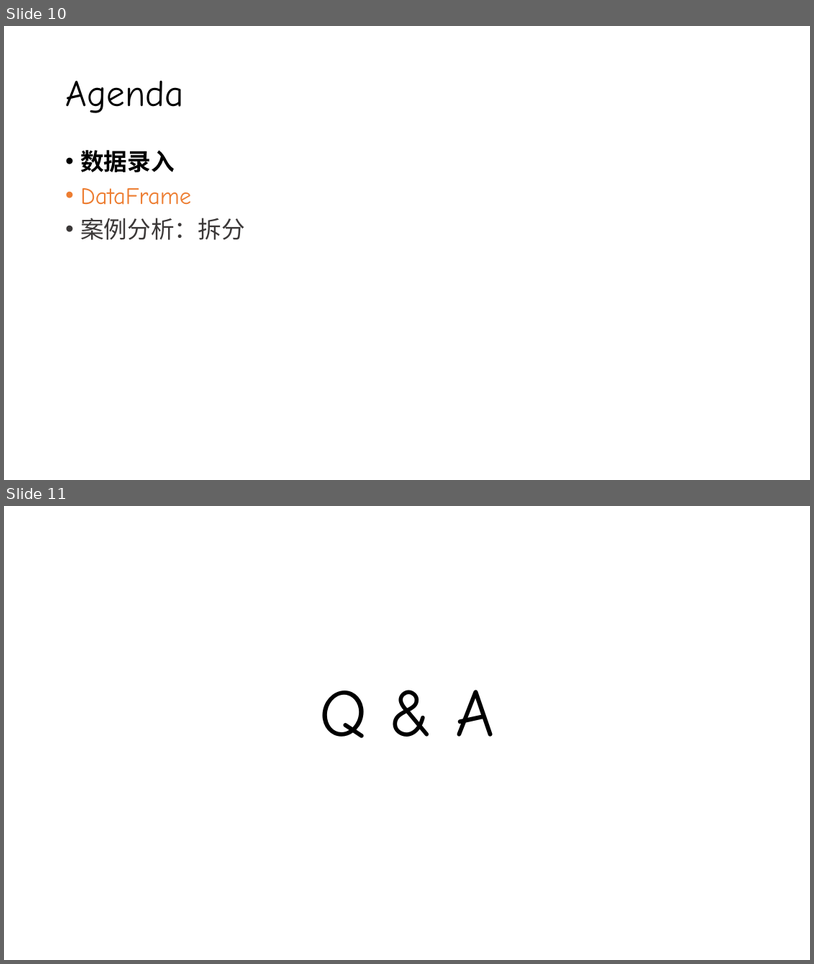
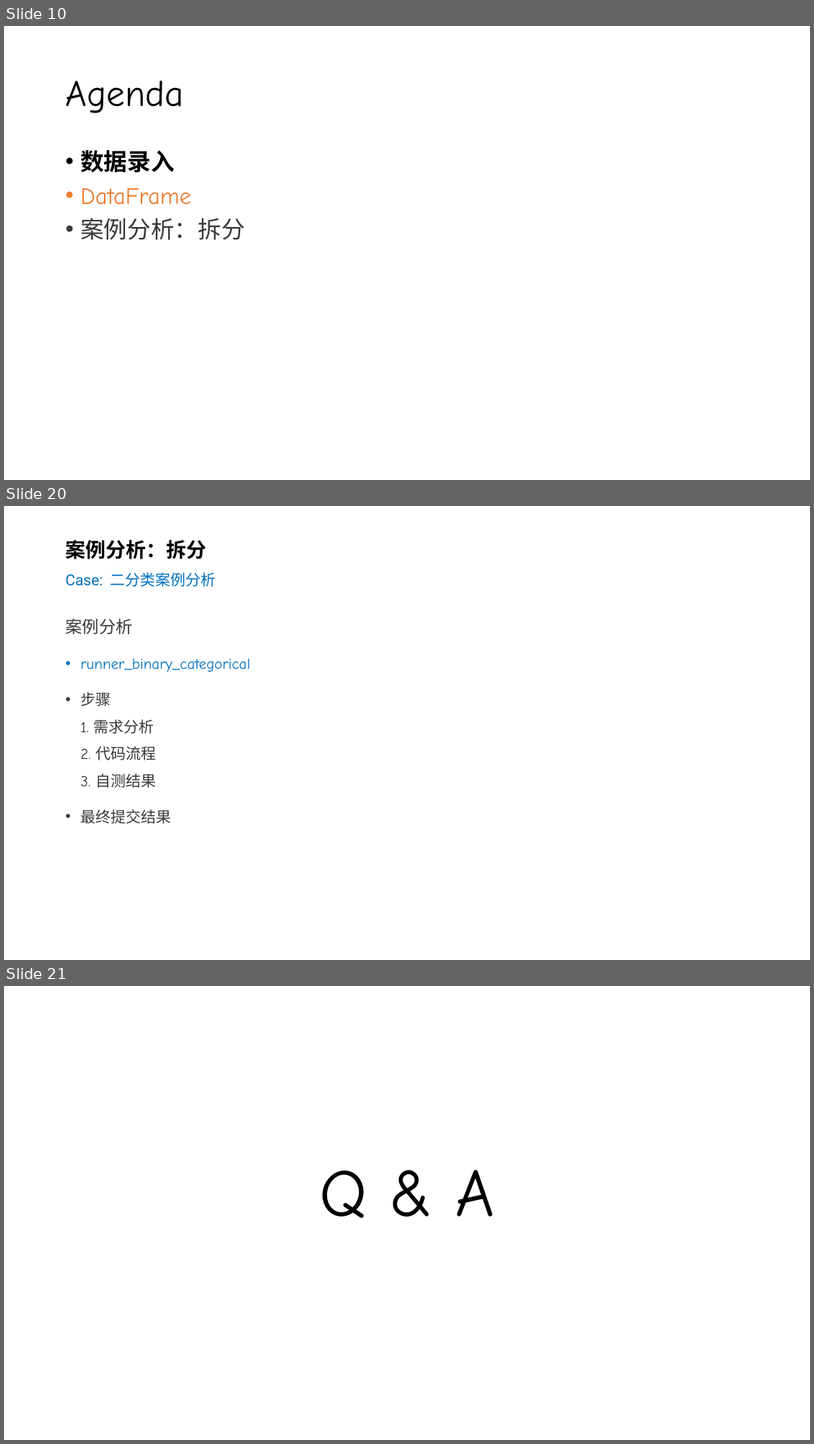
Before and after one commit to silentbalanceyh/cda-exam, a slide deck: ppt/02.二分类.pptx. Shown one above the other, each under a label of ours: slides 10 and 11 before the commit, slides 10, 20 and 21 after it; the slides between them are not shown. The pictures are 814x964 and 814x1444 pixels, drawn with LibreOffice and Linux fonts; fonts in the diff are those of the drawing; background and template pictures are left out. Boxes give left, top, right and bottom in pixels: in the first picture for what was removed or moved away, otherwise in the second. Text is boxed around its words. In the diff, an @@ line names an element or a change of style, - is before the commit and + after.

Commit message:
Binary Classification

```diff
--- a/ppt/02.二分类.pptx
+++ b/ppt/02.二分类.pptx
@@ slide 20 added at (x1=4, y1=506, x2=810, y2=960), background #FFFFFF @@
@@ title added at (x1=65, y1=540, x2=216, y2=587), 18 pt, text #0070C0 @@
+案例分析：拆分
+Case: 二分类案例分析
@@ text added at (x1=65, y1=618, x2=250, y2=824), 18 pt, text #3B3838 @@
+案例分析
+• runner_binary_categorical
+• 步骤
+  1. 需求分析
+  2. 代码流程
+  3. 自测结果
+• 最终提交结果
@@ what was slide 11 is now slide 21 @@
```
Also in this commit, not shown: 9 other slides added.
